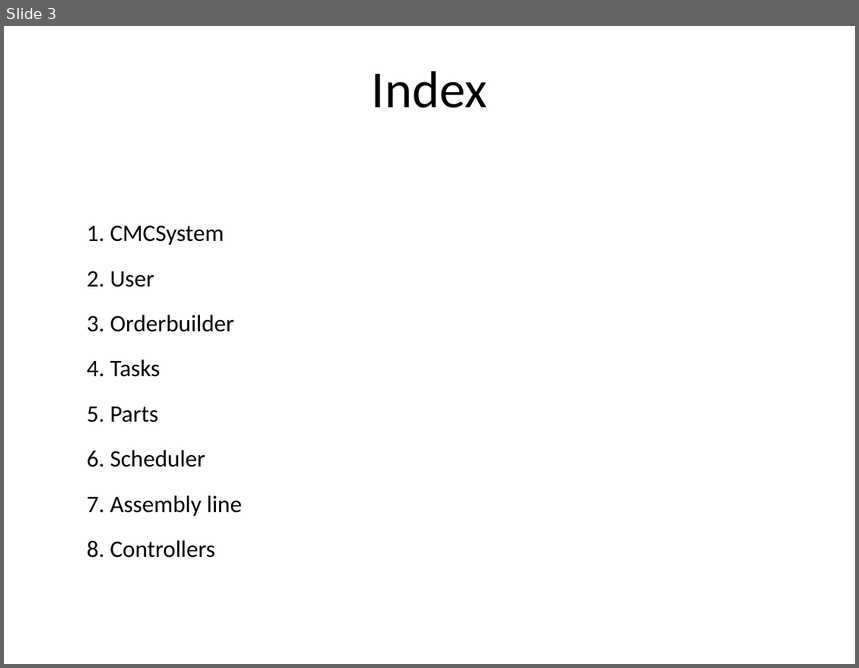
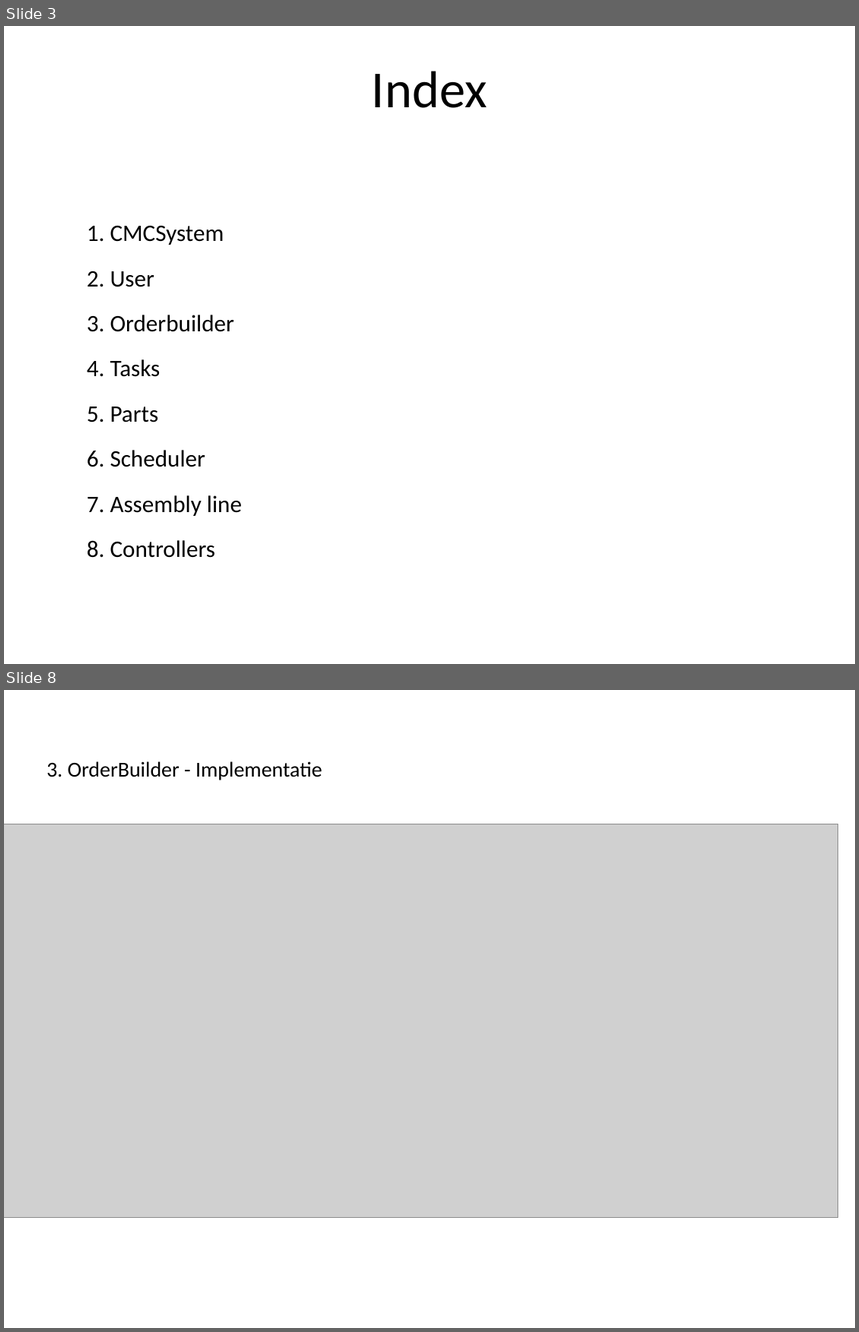
Before and after one commit to Novarg1/SWOP21, a slide deck: presentatie/Presentatie_Iteratie3.odp. Shown one above the other, each under a label of ours: slide 3 before the commit, slides 3 and 8 after it; the slides between them are not shown. The pictures are 859x668 and 859x1332 pixels, drawn with LibreOffice and Linux fonts; fonts in the diff are those of the drawing; grey boxes stand for pictures. Boxes give left, top, right and bottom in pixels: in the first picture for what was removed or moved away, otherwise in the second. Text is boxed around its words. In the diff, an @@ line names an element or a change of style, - is before the commit and + after.

```diff
--- a/presentatie/Presentatie_Iteratie3.odp
+++ b/presentatie/Presentatie_Iteratie3.odp
@@ slide 8 added at <box>4,690,855,1328</box>, background #FFFFFF @@
@@ title added at <box>47,761,322,780</box>, 18 pt, text #000000 @@
+3. OrderBuilder - Implementatie
@@ picture added at <box>4,824,838,1217</box> @@
```
Also in this commit, not shown: 2 slides changed, 22 other slides added.
